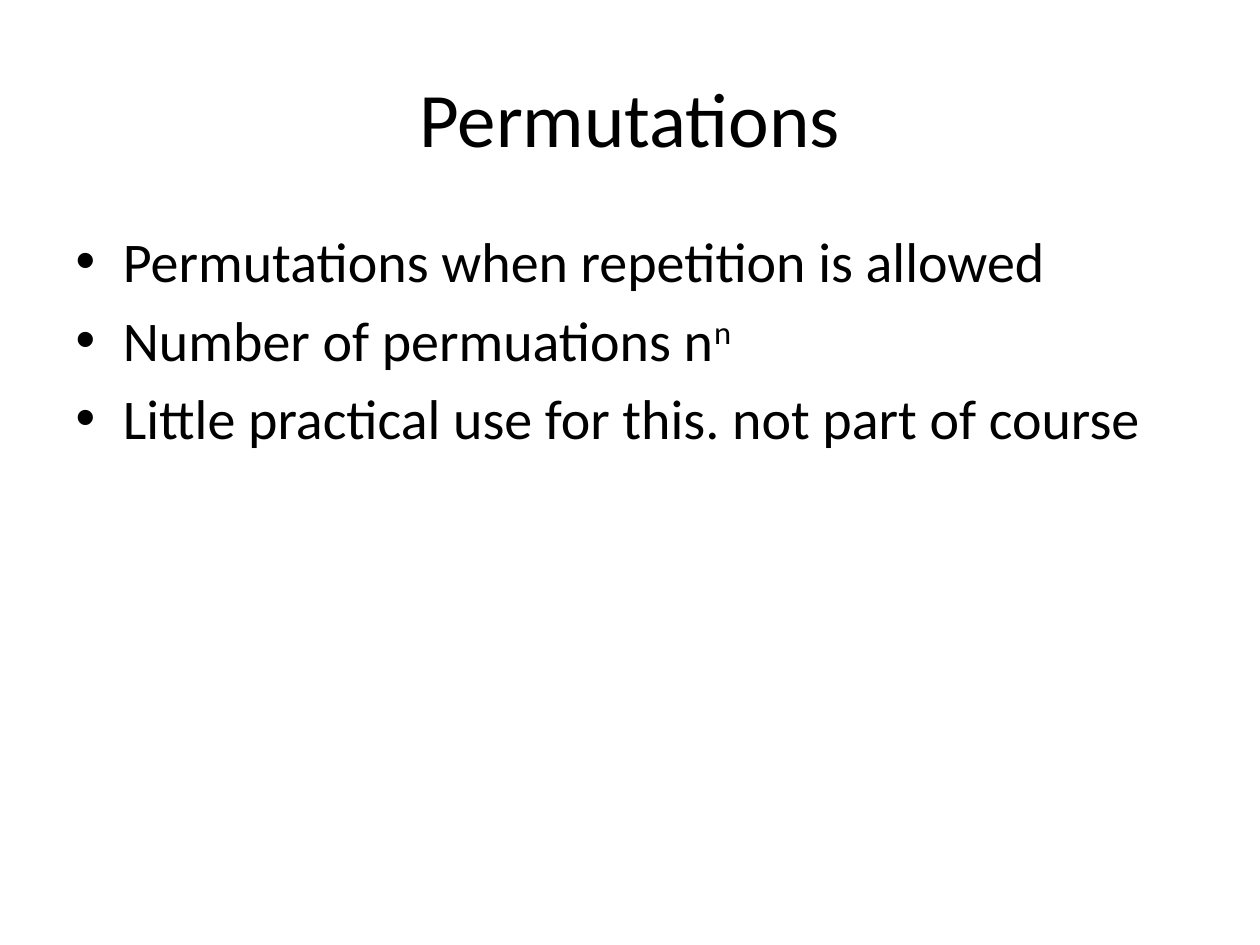
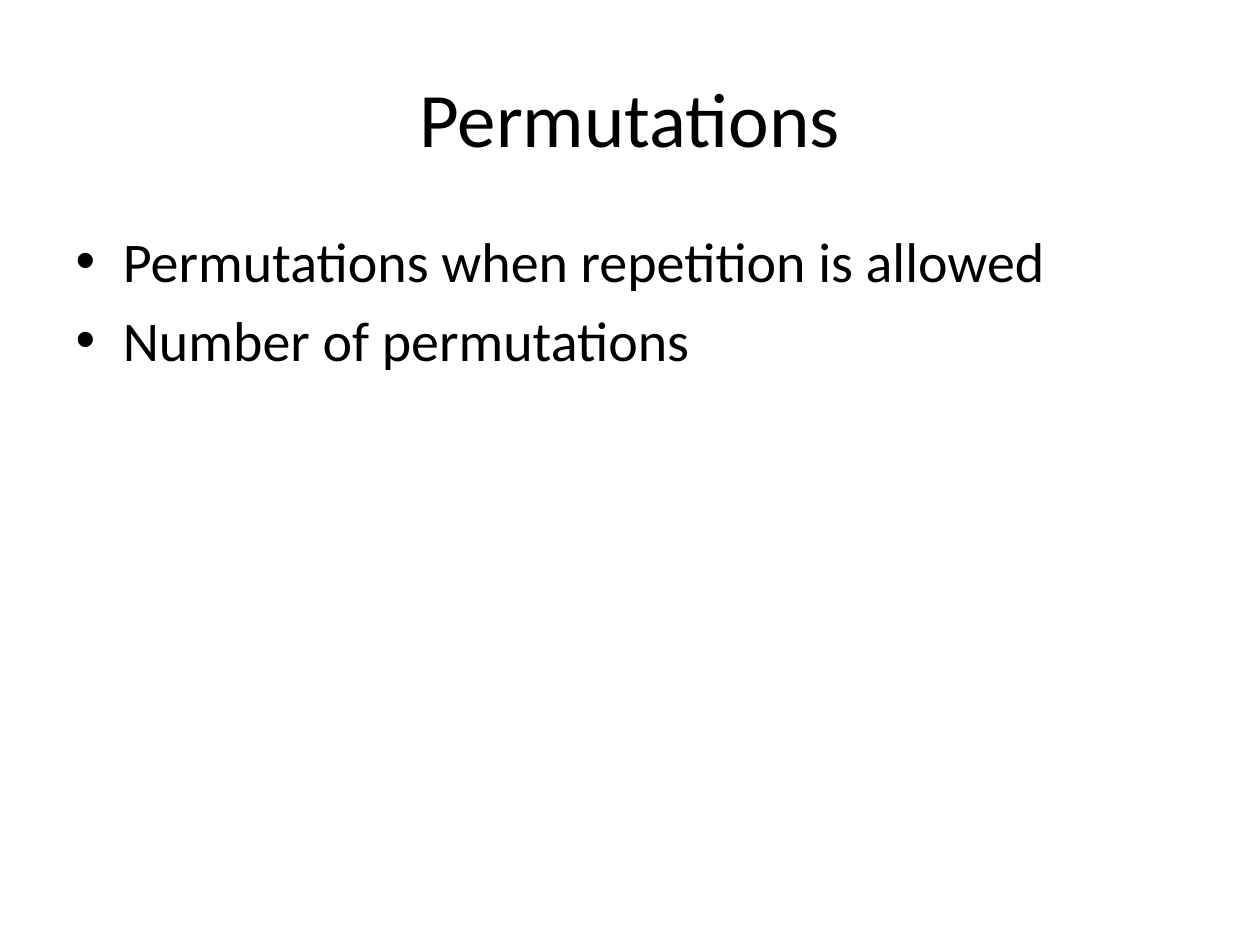
Before and after one commit to DiscreteMaths/DISCRETEMATHS, a slide deck: slide 4 of Hibernia College Onsite 5.pptx. Drawn at 1260x945 pixels with LibreOffice and Linux fonts; fonts in the diff are those of the drawing. Boxes give left, top, right and bottom in pixels: in the first picture for what was removed or moved away, otherwise in the second. Text is boxed around its words. In the diff, an @@ line names an element or a change of style, - is before the commit and + after.

```diff
--- a/Hibernia College Onsite 5.pptx
+++ b/Hibernia College Onsite 5.pptx
@@ text at <box>123,322,689,370</box>: text changed @@
-• Number of permuations nn
-• Little practical use for this. not part of course
+• Number of permutations
```
Also in this commit, not shown: 1 other slide changed, 37 other files.
